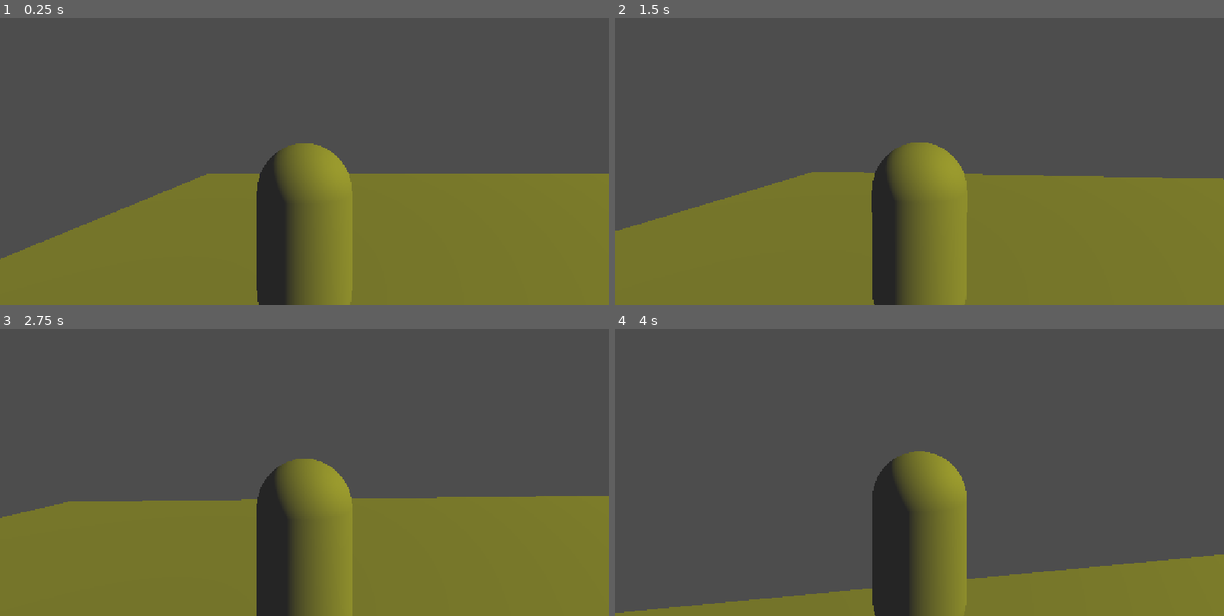
Above: before the commit, frames 1-4 (two rows, left to right).
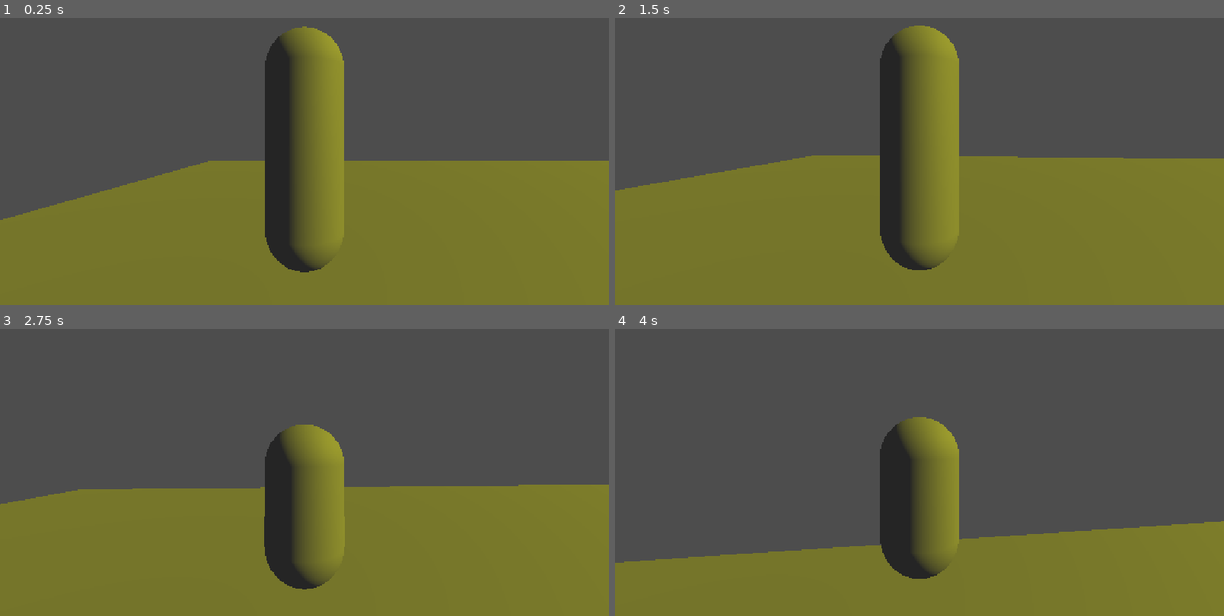
Above: after the commit, the same moments.

Repository: muh4mmedemin/Code-Of-Duty
Game: Godot game, scene res://scenes/main.tscn
Same seed, same stepped clock (60 frames per second), same inputs: the game is played once before the commit and once after it.
Inputs (mouse positions are in pixels of both pictures, inside the frame that each line leads up to):
- Up to frame 1 (0.25 s): no input
- Up to frame 2 (1.5 s): tap Enter (ui_accept) at 0.5, 0.77 s; move the mouse to (949, 132) at 0.52 s; hold Ctrl (player_crouch, bound only after the commit) 0.53-1.28 s; hold W (ui_up) from 0.53 s (still down); move the mouse to (889, 135) at 1.27 s; tap Ctrl (player_crouch, bound only after the commit) at 1.35 s
- Up to frame 3 (2.75 s): keep holding W (ui_up); tap Enter (ui_accept) at 1.52 s; move the mouse to (316, 438) at 2.02 s; hold Ctrl (player_crouch, bound only after the commit) from 2.03 s (still down)
- Up to frame 4 (4 s): keep holding W (ui_up); move the mouse to (913, 449) at 2.77 s; release Ctrl (player_crouch, bound only after the commit) at 2.78 s; tap Ctrl (player_crouch, bound only after the commit) at 2.85 s; tap Enter (ui_accept) at 3.02, 3.77 s; move the mouse to (962, 449) at 3.52 s; hold Ctrl (player_crouch, bound only after the commit) from 3.53 s (still down)

The runs differ from the first frame. In frame 1, 13% of the frame differs, in the area x 0-100%, y 2-100%; in frame 2, 14%; in frame 3, 7.6%; in frame 4, 17%, in the area x 0-100%, y 30-100%.

Commit message:
Added basic crouch calculation

Diff:
--- a/code-of-duty/project.godot
+++ b/code-of-duty/project.godot
@@ -50,6 +50,16 @@
 , Object(InputEventJoypadMotion,"resource_local_to_scene":false,"resource_name":"","device":-1,"axis":1,"axis_value":1.0,"script":null)
 ]
 }
+player_crouch={
+"deadzone": 0.2,
+"events": [Object(InputEventKey,"resource_local_to_scene":false,"resource_name":"","device":-1,"window_id":0,"alt_pressed":false,"shift_pressed":false,"ctrl_pressed":false,"meta_pressed":false,"pressed":false,"keycode":0,"physical_keycode":4194326,"key_label":0,"unicode":0,"location":0,"echo":false,"script":null)
+]
+}
+player_sprint={
+"deadzone": 0.2,
+"events": [Object(InputEventKey,"resource_local_to_scene":false,"resource_name":"","device":-1,"window_id":0,"alt_pressed":false,"shift_pressed":false,"ctrl_pressed":false,"meta_pressed":false,"pressed":false,"keycode":0,"physical_keycode":4194325,"key_label":0,"unicode":0,"location":0,"echo":false,"script":null)
+]
+}
 
 [physics]
 
--- a/code-of-duty/scenes/main.tscn
+++ b/code-of-duty/scenes/main.tscn
@@ -22,7 +22,7 @@
 compositor = SubResource("Compositor_o5qli")
 
 [node name="Player" parent="." unique_id=47788392 instance=ExtResource("1_o5qli")]
-transform = Transform3D(1, 0, 0, 0, 1, 0, 0, 0, 1, -1.7990444, 3.3941698, 5.0934753)
+transform = Transform3D(1, 0, 0, 0, 1, 0, 0, 0, 1, -1.7990444, 1.6709387, 5.0934753)
 
 [node name="StaticBody3D" type="StaticBody3D" parent="." unique_id=2068436621]
 
--- a/code-of-duty/scenes/player.tscn
+++ b/code-of-duty/scenes/player.tscn
@@ -3,8 +3,10 @@
 [ext_resource type="Script" uid="uid://vm2n4f8swwv" path="res://scripts/player.gd" id="1_3vyb7"]
 
 [sub_resource type="CapsuleShape3D" id="CapsuleShape3D_jv1ba"]
+height = 3.0
 
 [sub_resource type="CapsuleMesh" id="CapsuleMesh_5ieep"]
+height = 3.0
 
 [node name="Player" type="Node3D" unique_id=47788392]
 
@@ -12,7 +14,7 @@
 script = ExtResource("1_3vyb7")
 
 [node name="Camera3D" type="Camera3D" parent="CharacterBody3D" unique_id=1426303998]
-transform = Transform3D(1, 0, 0, 0, 1, 0, 0, 0, 1, 0, 1.0960884, 2.3927279)
+transform = Transform3D(1, 0, 0, 0, 1, 0, 0, 0, 1, 0, 1.6803986, 2.8548005)
 
 [node name="CollisionShape3D" type="CollisionShape3D" parent="CharacterBody3D" unique_id=1060700495]
 shape = SubResource("CapsuleShape3D_jv1ba")
--- a/code-of-duty/scripts/player.gd
+++ b/code-of-duty/scripts/player.gd
@@ -7,19 +7,28 @@
 const JUMP_VELOCITY = 4.5
 @export var Sensivity: float = 0.1
 
+#region
+#player_status value list:
+#0 = don't move
+#1 = walking
+#2 = running
+#3 = crounching
+#4 = jumping
+#endregion
+var player_status = 0
+
 
 func _ready() -> void:
 	Input.mouse_mode = Input.MOUSE_MODE_CAPTURED
+	$CollisionShape3D.position.y = 3.0 / 2.0
 
 func _physics_process(delta: float) -> void:
 	# Add the gravity.
 	if not is_on_floor():
 		velocity += get_gravity() * delta
-
 	# Handle jump.
 	if Input.is_action_just_pressed("ui_accept") and is_on_floor():
 		velocity.y = JUMP_VELOCITY
-
 	# Get the input direction and handle the movement/deceleration.
 	# As good practice, you should replace UI actions with custom gameplay actions.
 	var input_dir := Input.get_vector("ui_left", "ui_right", "ui_up", "ui_down")
@@ -32,11 +41,19 @@
 		velocity.z = move_toward(velocity.z, 0, SPEED)
 
 	move_and_slide()
-
+	if Input.is_action_pressed("player_crouch"):
+		$CollisionShape3D/MeshInstance3D.mesh.height = 2.0
+		$CollisionShape3D.shape.height = 2.0
+		$CollisionShape3D.position.y = 2.0 / 2.0
+	elif Input.is_action_just_released("player_crouch"):
+		$CollisionShape3D.shape.height = 3.0
+		$CollisionShape3D/MeshInstance3D.mesh.height = 3.0
+		$CollisionShape3D.position.y = 3.0 / 2.0
 func _input(event):
 	if event is InputEventMouseMotion:
 		handle_camera_look(event)
 
+# Bu fonksiyon oyuncunun kamerasını mouse ile yönlendirmesine yarıyor.
 func handle_camera_look(event):
 	var camera_rotation_deg
 
Not shown, added: code-of-duty/scenes/main.tscn4939321348.tmp
